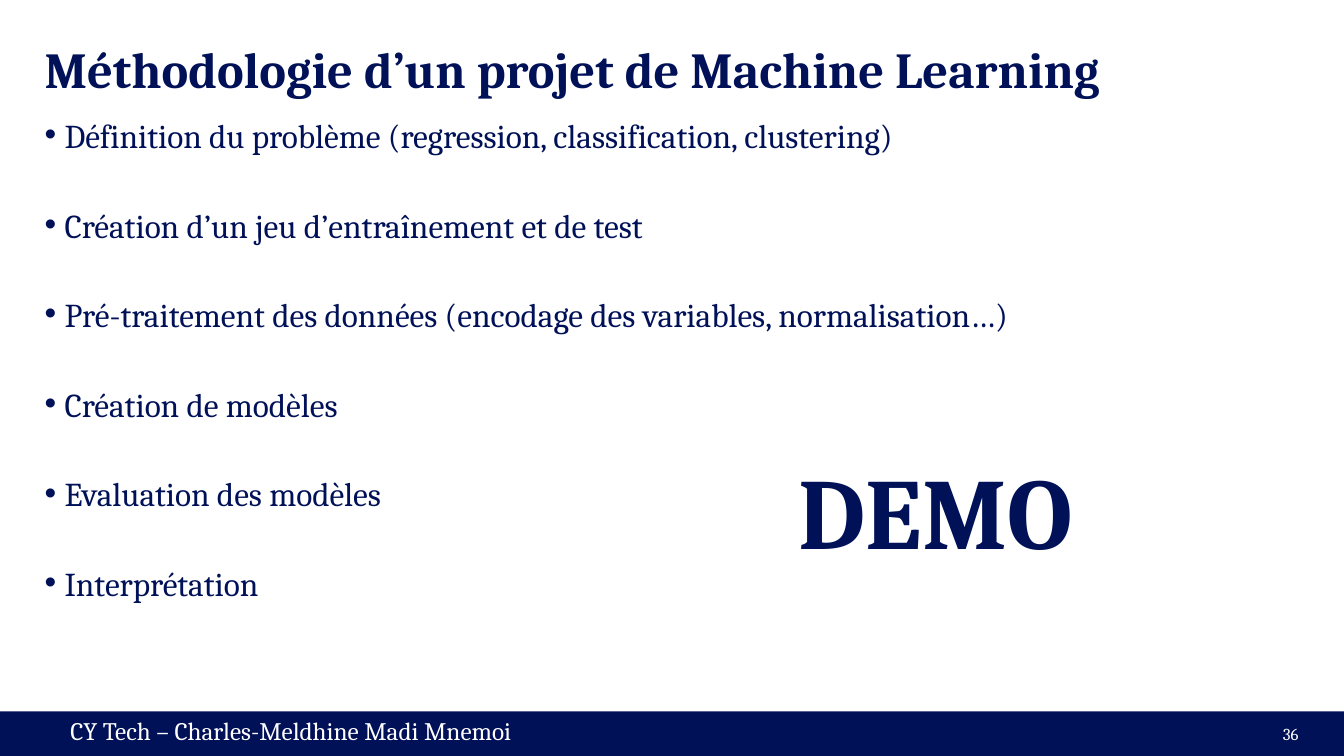
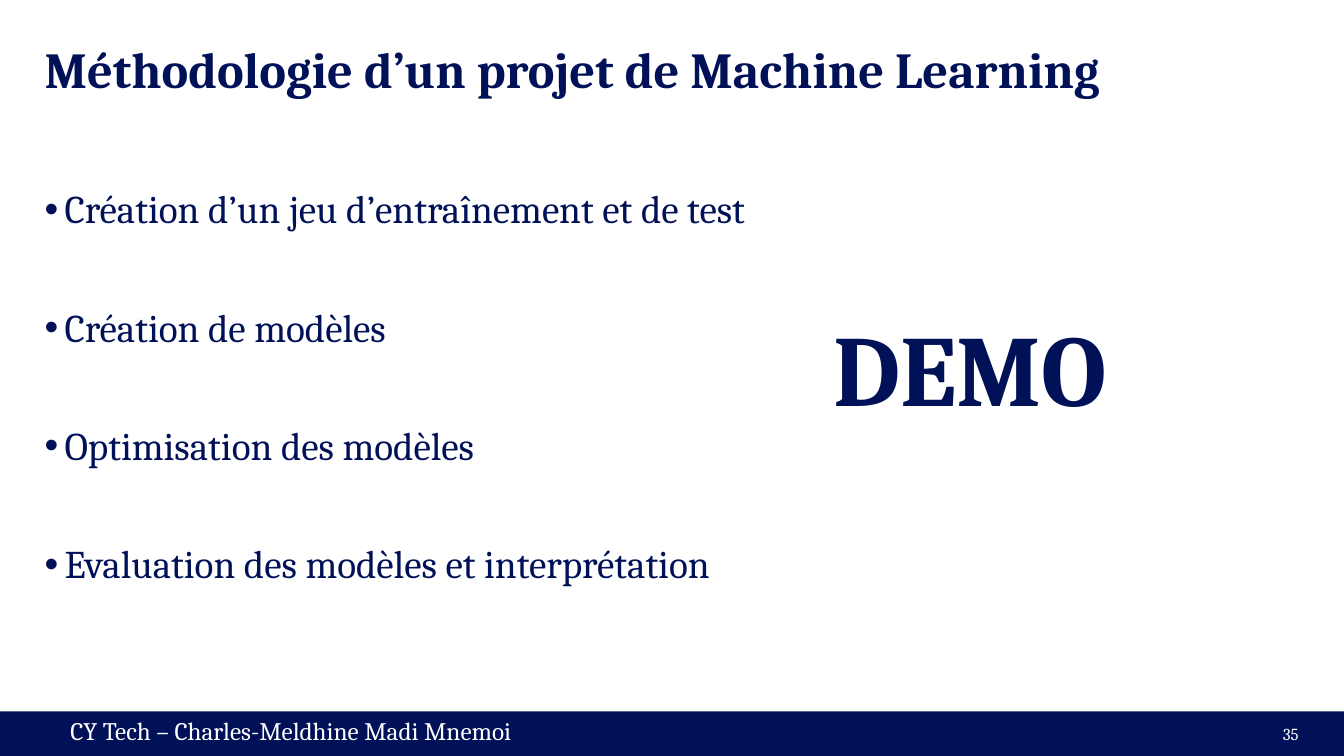
Before and after one commit to cmnemoi/cytech_sparks, a slide deck: slide 35 of presentation.pptx (slide 36 before the commit). Drawn at 1344x756 pixels with LibreOffice and Linux fonts; fonts in the diff are those of the drawing. Boxes give left, top, right and bottom in pixels: in the first picture for what was removed or moved away, otherwise in the second. Text is boxed around its words. In the diff, an @@ line names an element or a change of style, - is before the commit and + after.

```diff
--- a/presentation.pptx
+++ b/presentation.pptx
@@ text at (65,124,892,155): paragraph removed @@
-• Définition du problème (regression, classification, clustering)
@@ text at (65,195,745,343): size 23.8 to 28 pt in "Création d’un jeu d’entraînement et de test", "Création de modèles"; line spacing 0.7 to 0.9 @@
@@ text "DEMO": place and size @@
-text "DEMO" at (799,480,1073,550)
+text "DEMO" at (833,337,1107,407)
@@ text at (65,303,1007,335): paragraph removed @@
-• Pré-traitement des données (encodage des variables, normalisation…)
@@ text at (65,432,710,587): text changed; size 23.8 to 28 pt @@
-• Evaluation des modèles
-• Interprétation
+• Optimisation des modèles
+• Evaluation des modèles et interprétation
@@ page number at (1283,728,1299,740): text changed @@
-36
+35
```
Also in this commit, not shown: 1 other slide changed, 3 slides added, 1 slide removed, 1 other file.
